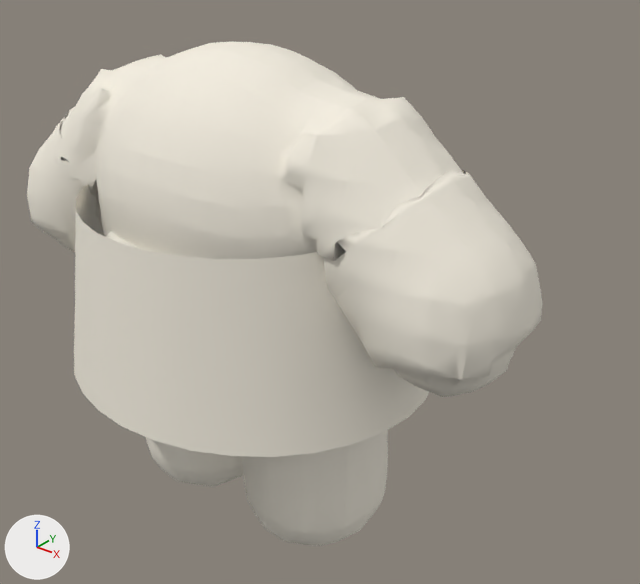
A saved change to the glTF model public/assets/island/characters/wear/x2_outfit_noodle_chef.glb.
Before and after are seen from a 50 mm camera at (8193.257, -4946.865, -1310.95) aimed at (8192.158, -4945.491, -1311.802). Arrows for +X, +Y and +Z are at lower left; the lights stay in place. The picture after the commit comes second. Vertices at exactly the same position are counted once.
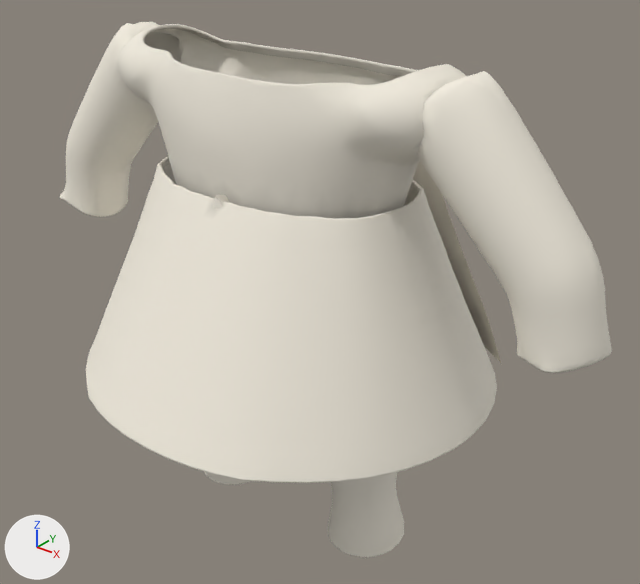
The newer file is also rescaled (x0.766), turned or shifted as a whole; pictures and numbers use the older file's frame.

What changed in the scene script:
```text
Change me_mesh_0:
    used by ob_mesh_0; location = (0.0, 0.0, 0.0)
    remove me_mesh_0.from_pydata(...)  # 4852 vertices, 9610 faces; spans x 8191.395..8192.703, y -4945.973..-4945.198, z -1312.372..-1311.266
    add me_mesh_0.from_pydata(...)  # 6871 vertices, 13138 faces; spans x 8191.395..8192.821, y -4945.973..-4945.111, z -1312.372..-1311.266
    me_mesh_0 part 1: a new loose piece of 1056 vertices spanning x 8191.629..8192.586, y -4945.973..-4945.113, z -1311.97..-1311.53, in mat_primary
    me_mesh_0 part 2: a new loose piece of 79 vertices spanning x 8191.806..8192.405, y -4945.747..-4945.34, z -1311.804..-1311.517, in mat_primary
    me_mesh_0 part 3: a new loose piece of 25 vertices spanning x 8191.709..8192.506, y -4945.329..-4945.111, z -1311.963..-1311.511, in mat_fixed
    me_mesh_0 part 4: 4852 vertices moved from x 8191.395..8192.703, y -4945.973..-4945.198, z -1312.372..-1311.266 to x 8191.404..8192.79, y -4945.729..-4945.355, z -1312.372..-1311.266; 859 vertices added at x 8191.395..8192.821, y -4945.622..-4945.433, z -1311.75..-1311.266
    me_mesh_0 part 5: 187 kept faces spanning x 8191.717..8192.677, y -4945.715..-4945.373, z -1312.37..-1311.271 get new vertex colours; the middle colour goes from white #ffffff to white #f8f8f8
```

Changed parts and their boxes [x1, y1, x2, y2] in the pictures (640 x 584 px; the box of a moved part takes in the faces that stretch with it):
'Mesh_0', reshaped (7% wider, 6% taller)
    before: [27, 42, 542, 546]
    after: [59, 22, 612, 557]
part 1 of me_mesh_0, added
    after: [86, 156, 497, 483]
part 2 of me_mesh_0, added (mostly hidden)
    after: [213, 194, 229, 209]
part 3 of me_mesh_0, added
    after: [413, 160, 501, 363]
part 4 of me_mesh_0, moved or reshaped
    before: [27, 42, 542, 542]
    after: [59, 22, 612, 557]
part 5 of me_mesh_0, recoloured
    before: [70, 53, 486, 516]
    after: [145, 27, 436, 185]
